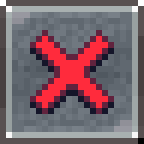
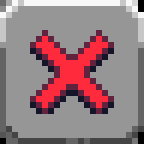
Layer changes from the first 144x144 image to the second:
painted on "Background" over [0, 0, 144, 144]
